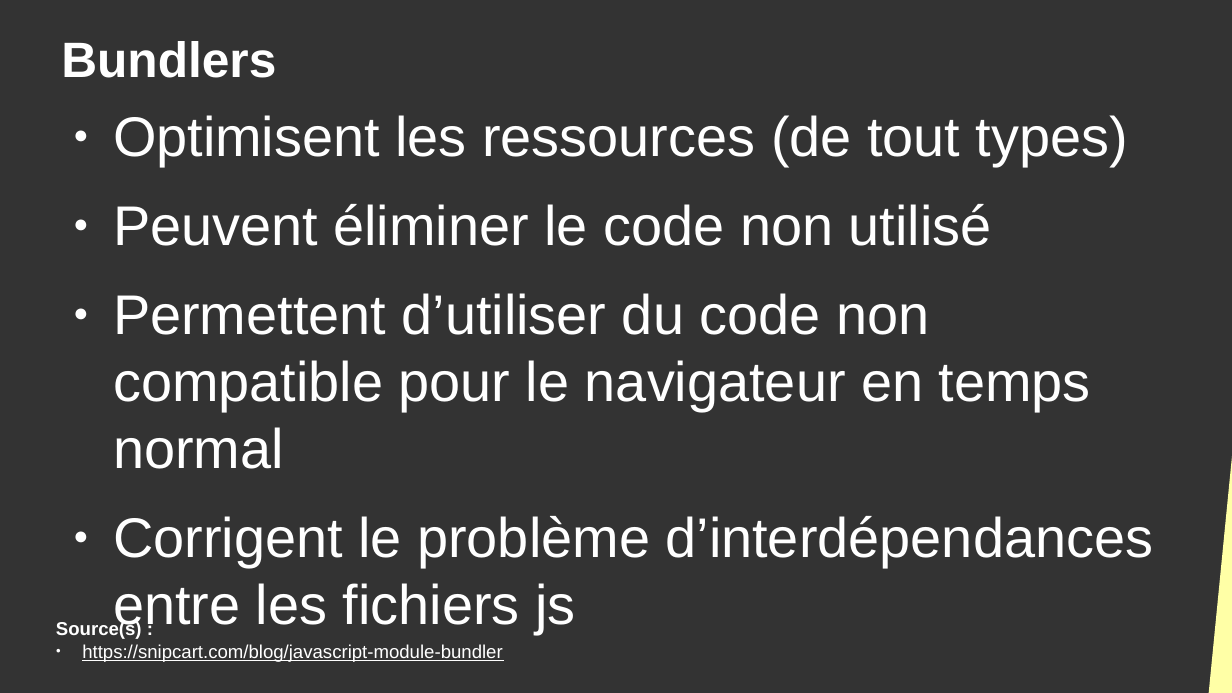
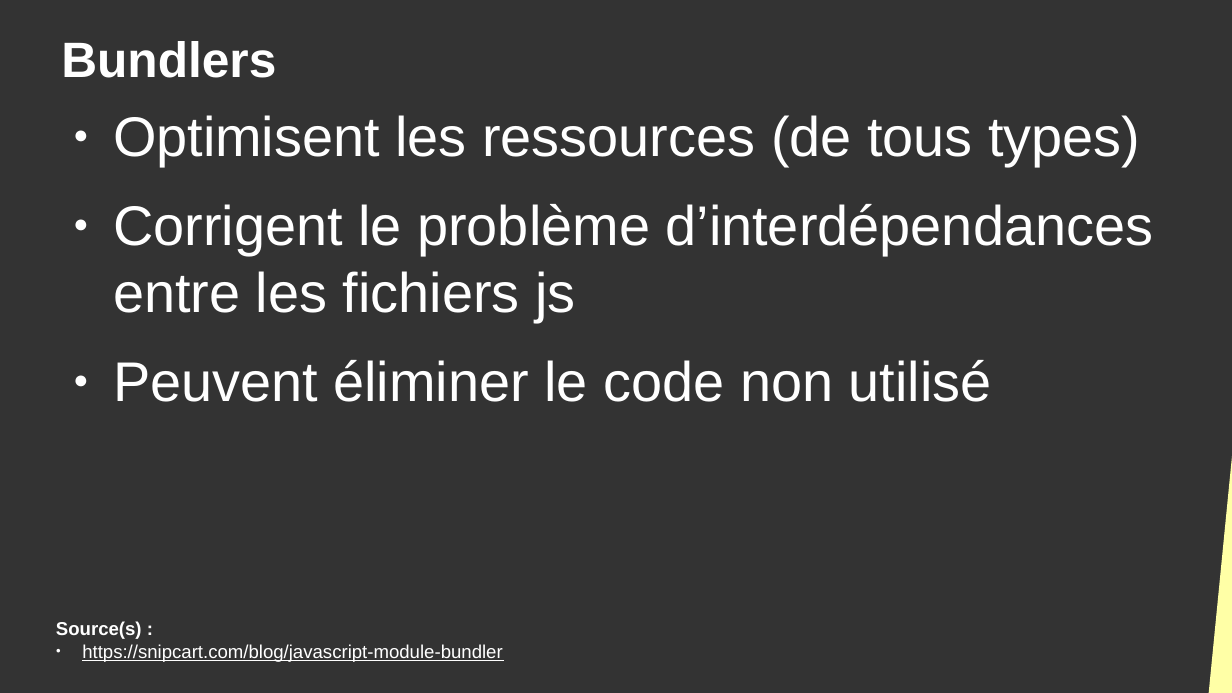
Before and after one commit to DanYellow/cours, a slide deck: slide 6 of developpement-front-s5/travaux-pratiques/numero-4/presentation.odp. Drawn at 1232x693 pixels with LibreOffice and Linux fonts; fonts in the diff are those of the drawing. Boxes give left, top, right and bottom in pixels: in the first picture for what was removed or moved away, otherwise in the second. Text is boxed around its words. In the diff, an @@ line names an element or a change of style, - is before the commit and + after.

```diff
--- a/developpement-front-s5/travaux-pratiques/numero-4/presentation.odp
+++ b/developpement-front-s5/travaux-pratiques/numero-4/presentation.odp
@@ text at bbox=[113, 115, 1154, 322]: text changed @@
-● Optimisent les ressources (de tout types)
+● Optimisent les ressources (de tous types)
+● Corrigent le problème d’interdépendances entre les fichiers js
@@ text at bbox=[113, 293, 1154, 634]: paragraphs removed @@
-● Permettent d’utiliser du code non compatible pour le navigateur en temps normal
-● Corrigent le problème d’interdépendances entre les fichiers js
```
Also in this commit, not shown: 15 other slides changed, 2 other files.
